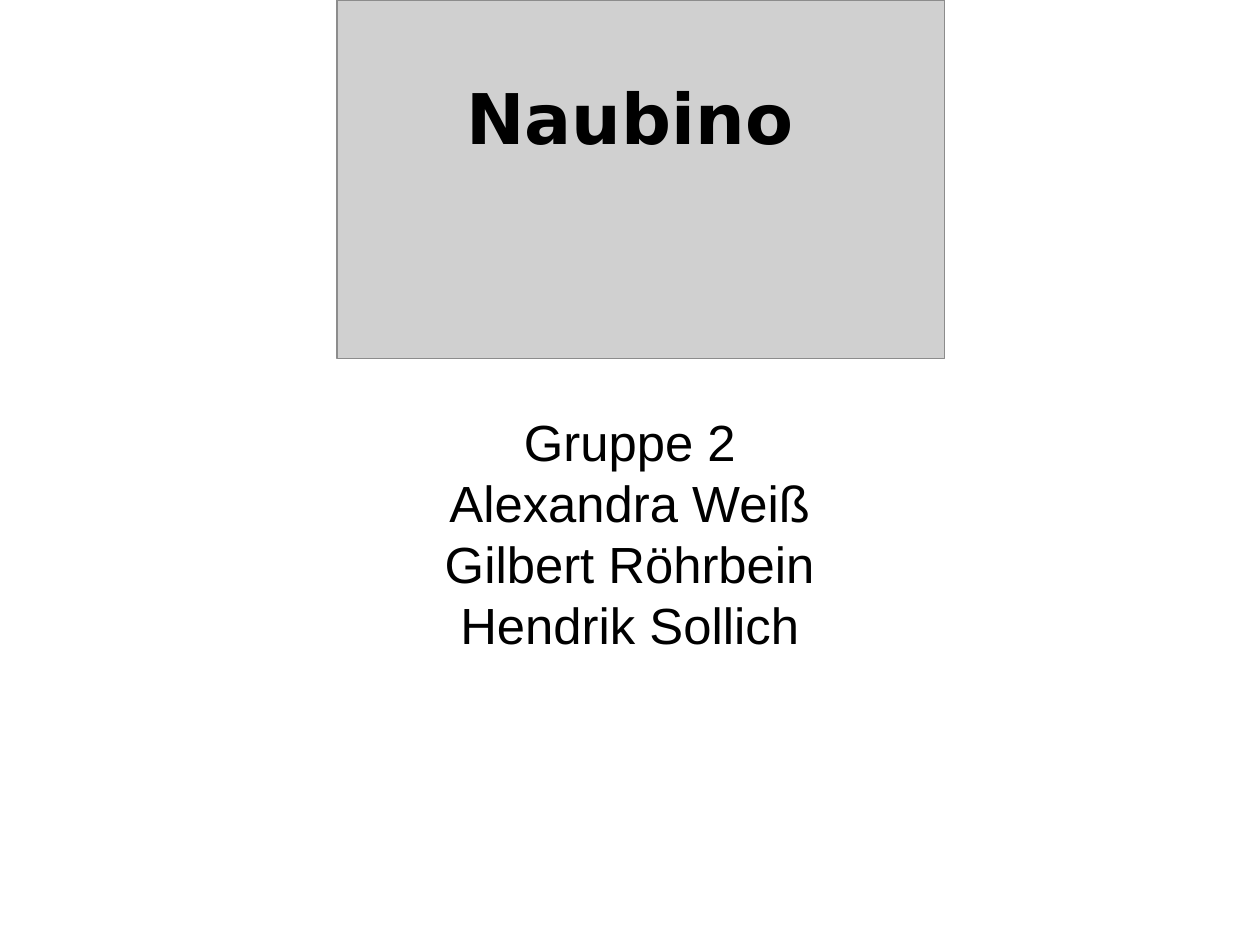
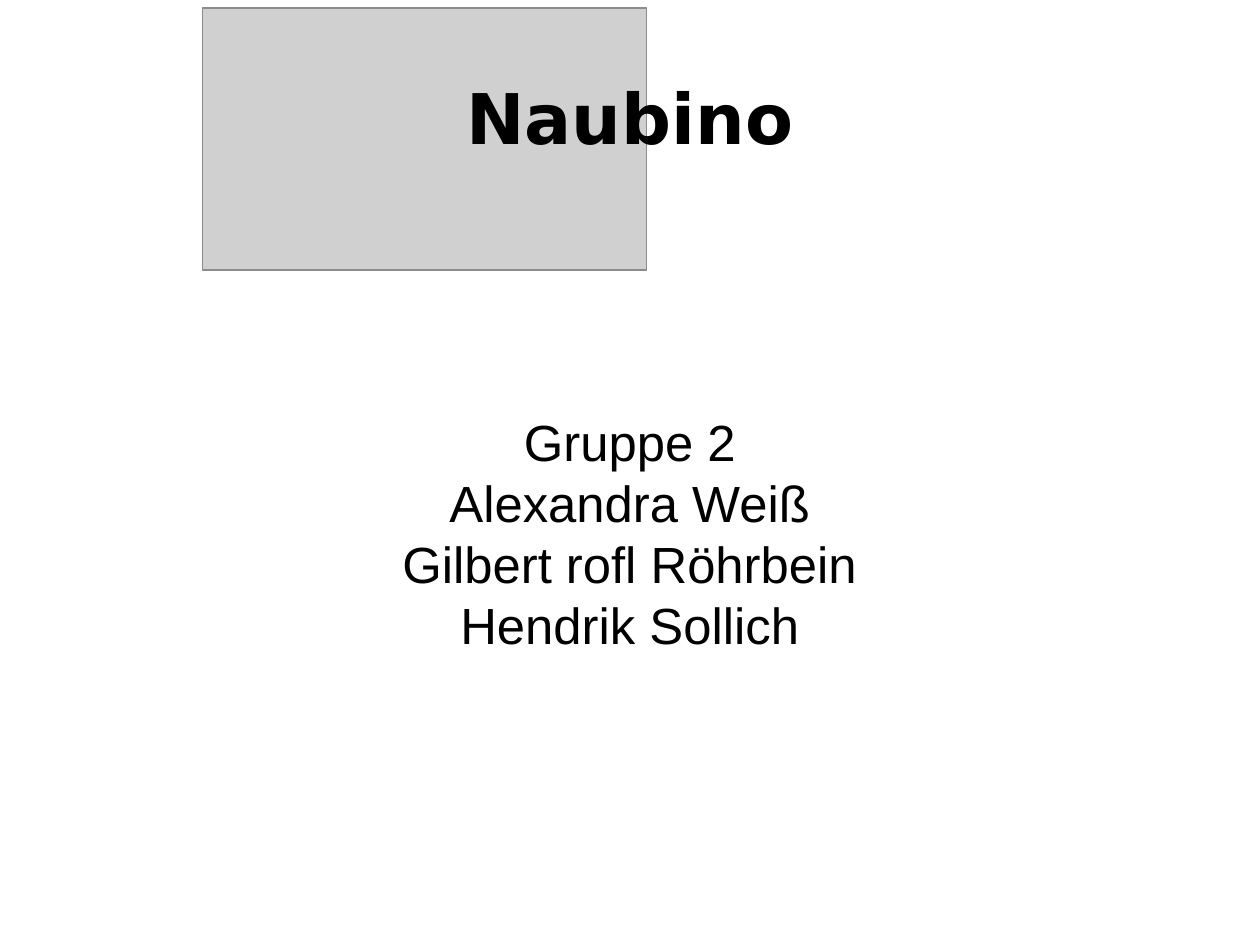
Before and after one commit to payload/old-naubino, a slide deck: slide 1 of freitag.odp. Drawn at 1260x945 pixels with LibreOffice and Linux fonts; fonts in the diff are those of the drawing; grey boxes stand for pictures. Boxes give left, top, right and bottom in pixels: in the first picture for what was removed or moved away, otherwise in the second. Text is boxed around its words. In the diff, an @@ line names an element or a change of style, - is before the commit and + after.

```diff
--- a/freitag.odp
+++ b/freitag.odp
@@ picture: place and size @@
-picture at [337, 0, 946, 359]
+picture at [202, 8, 646, 270]
@@ subtitle at [402, 546, 857, 584]: text changed @@
-Gilbert Röhrbein
+Gilbert rofl Röhrbein
```
Also in this commit, not shown: 2 other files.
